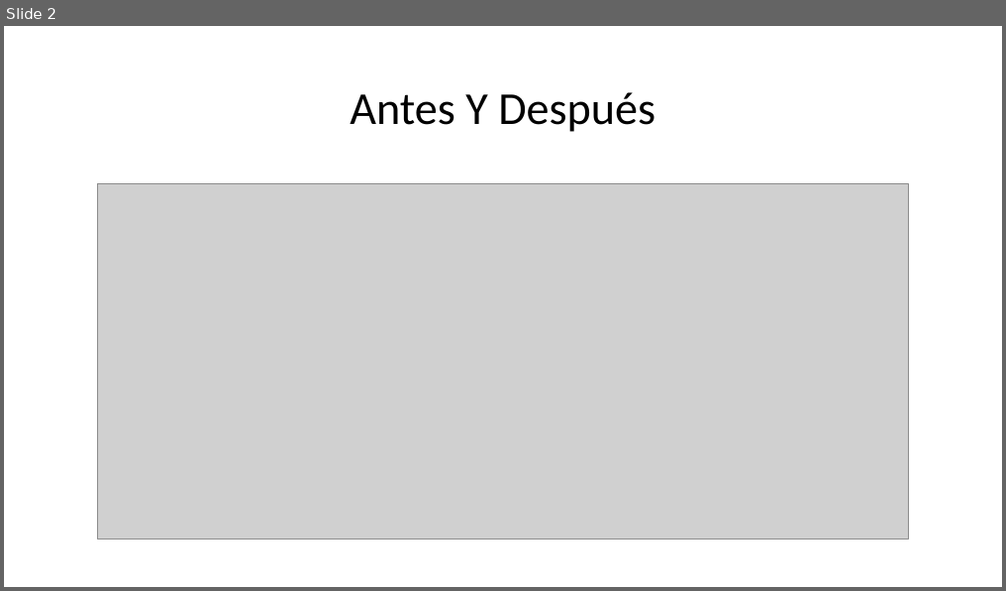
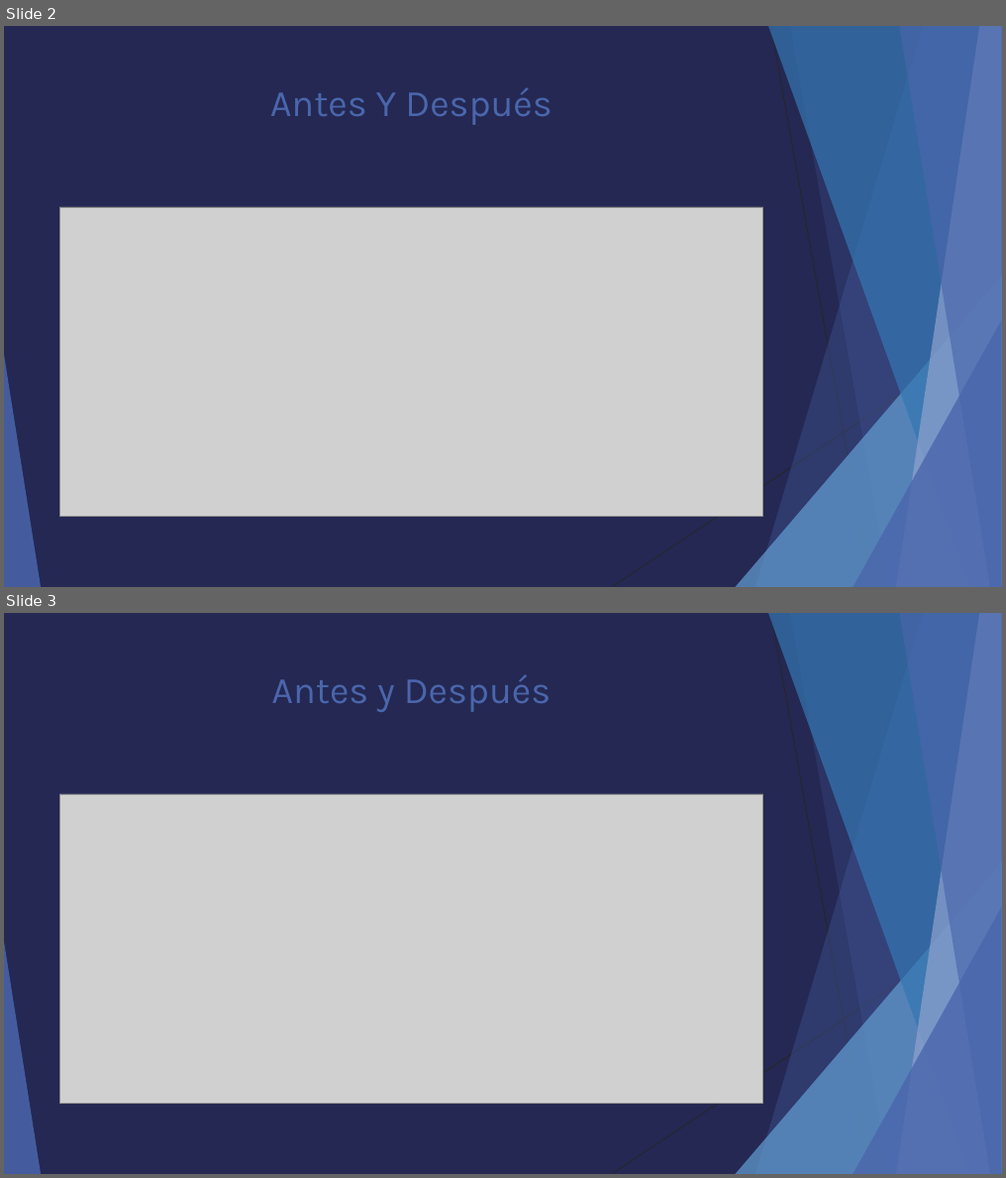
Before and after one commit to HectorKazuto/Videojuego, a slide deck: Proyecto/Python.pptx. Shown one above the other, each under a label of ours: slide 2 before the commit, slides 2 and 3 after it. The pictures are 1006x591 and 1006x1178 pixels, drawn with LibreOffice and Linux fonts; fonts in the diff are those of the drawing; grey boxes stand for pictures. Boxes give left, top, right and bottom in pixels: in the first picture for what was removed or moved away, otherwise in the second. Text is boxed around its words. In the diff, an @@ line names an element or a change of style, - is before the commit and + after.

```diff
--- a/Proyecto/Python.pptx
+++ b/Proyecto/Python.pptx
@@ slide 3 added at box(4, 613, 1002, 1174), background #242852; not listed: 10 template elements that a slide beside it also shows @@
@@ title added at box(271, 674, 550, 712), 36 pt, text #4A66AC @@
+Antes y Después
@@ picture added at box(59, 794, 763, 1103) @@
@@ slide 2 changed as well @@
@@ background #FFFFFF to #242852 @@
@@ title "Antes Y Después": place and size @@
-title "Antes Y Después" at box(350, 92, 655, 132)
+title "Antes Y Después" at box(270, 87, 551, 125)
@@ title "Antes Y Después" at box(270, 87, 551, 125): size 44 to 36 pt, font Calibri to Karla, text colour #000000 to #4A66AC; line spacing 0.9 to 1; vertical alignment middle to top @@
@@ picture: place and size @@
-picture at box(98, 183, 908, 540)
+picture at box(59, 207, 763, 516)
@@ group added at box(4, 26, 1002, 587): 5 freeform shapes, 3 triangles, 2 lines @@
```
Also in this commit, not shown: 3 other slides changed, 3 other slides added, 3 slides removed, 2 other files.
